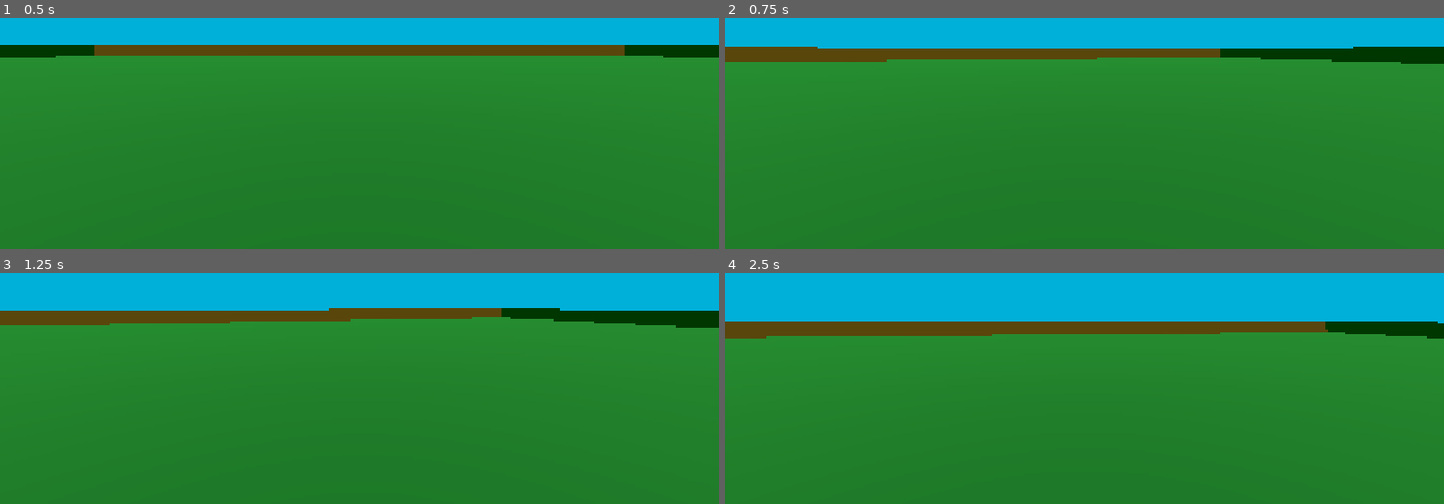
Above: before the commit, frames 1-4 (two rows, left to right).
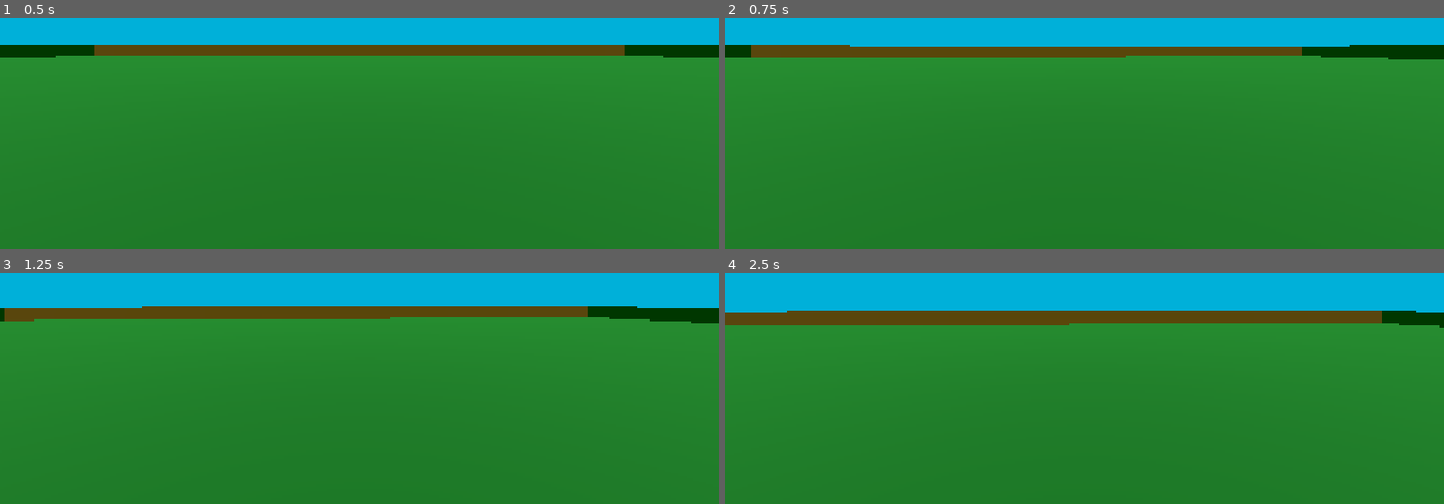
Above: after the commit, the same moments.

Repository: janisl/rpg-core
Game: Godot game, scene res://levels/test.tscn
Same seed, same stepped clock (60 frames per second), same inputs: the game is played once before the commit and once after it.
Inputs (mouse positions are in pixels of both pictures, inside the frame that each line leads up to):
- Up to frame 1 (0.5 s): no input
- Up to frame 2 (0.75 s): tap Enter at 0.5 s; move the mouse to (1120, 45) at 0.52 s; hold W (forward) from 0.53 s (still down)
- Up to frame 3 (1.25 s): keep holding W (forward); tap Space (jump) at 0.77 s
- Up to frame 4 (2.5 s): keep holding W (forward); move the mouse to (1048, 303) at 1.27 s; tap Space (jump) at 1.52, 2 s; move the mouse to (1098, 293) at 2.02 s

Frame 1 is identical in both runs. In frame 2, 2.6% of the frame differs, in the area x 0-100%, y 11-20%; in frame 3, 3.3%; in frame 4, 9.2%, in the area x 0-100%, y 16-29%.

Commit message:
Fix stopping.

Diff:
--- a/actors/player/player.gd
+++ b/actors/player/player.gd
@@ -3,8 +3,9 @@
 
 
 const SPEED = 5.0
+const STOP_SPEED = 16.0
 const JUMP_VELOCITY = 4.5
-const MOUSE_SENSITIVITY = 0.003
+const MOUSE_SENSITIVITY = 0.001
 const PITCH_LIMIT = deg_to_rad(80.0)
 
 @onready var camera: Camera3D = $Camera
@@ -42,7 +43,11 @@
 		velocity.x = direction.x * SPEED
 		velocity.z = direction.z * SPEED
 	else:
-		velocity.x = move_toward(velocity.x, 0, SPEED)
-		velocity.z = move_toward(velocity.z, 0, SPEED)
+		stop_moving(delta)
 
 	move_and_slide()
+
+
+func stop_moving(delta: float) -> void:
+	velocity.x = move_toward(velocity.x, 0, STOP_SPEED * delta)
+	velocity.z = move_toward(velocity.z, 0, STOP_SPEED * delta)
